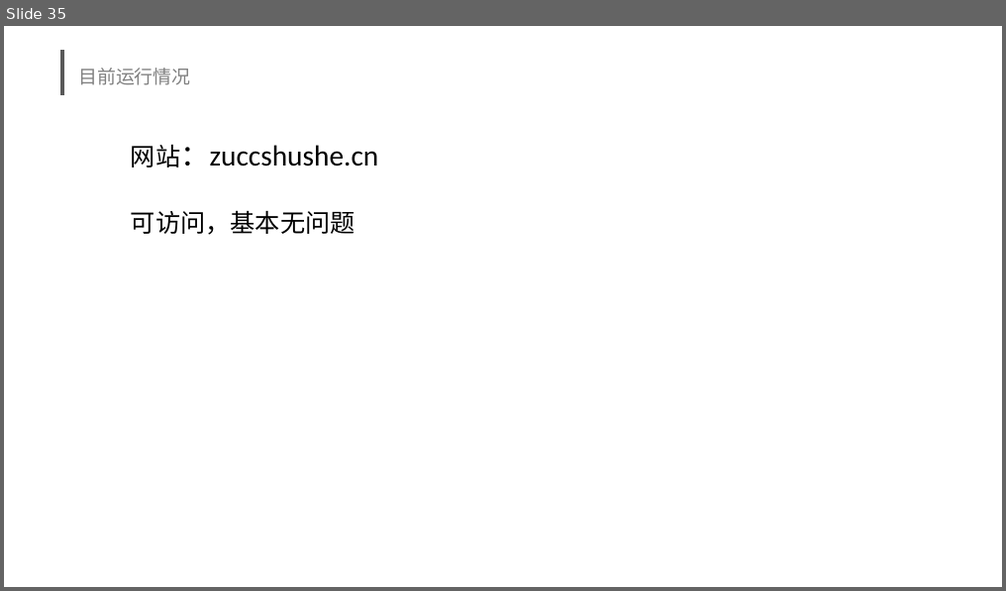
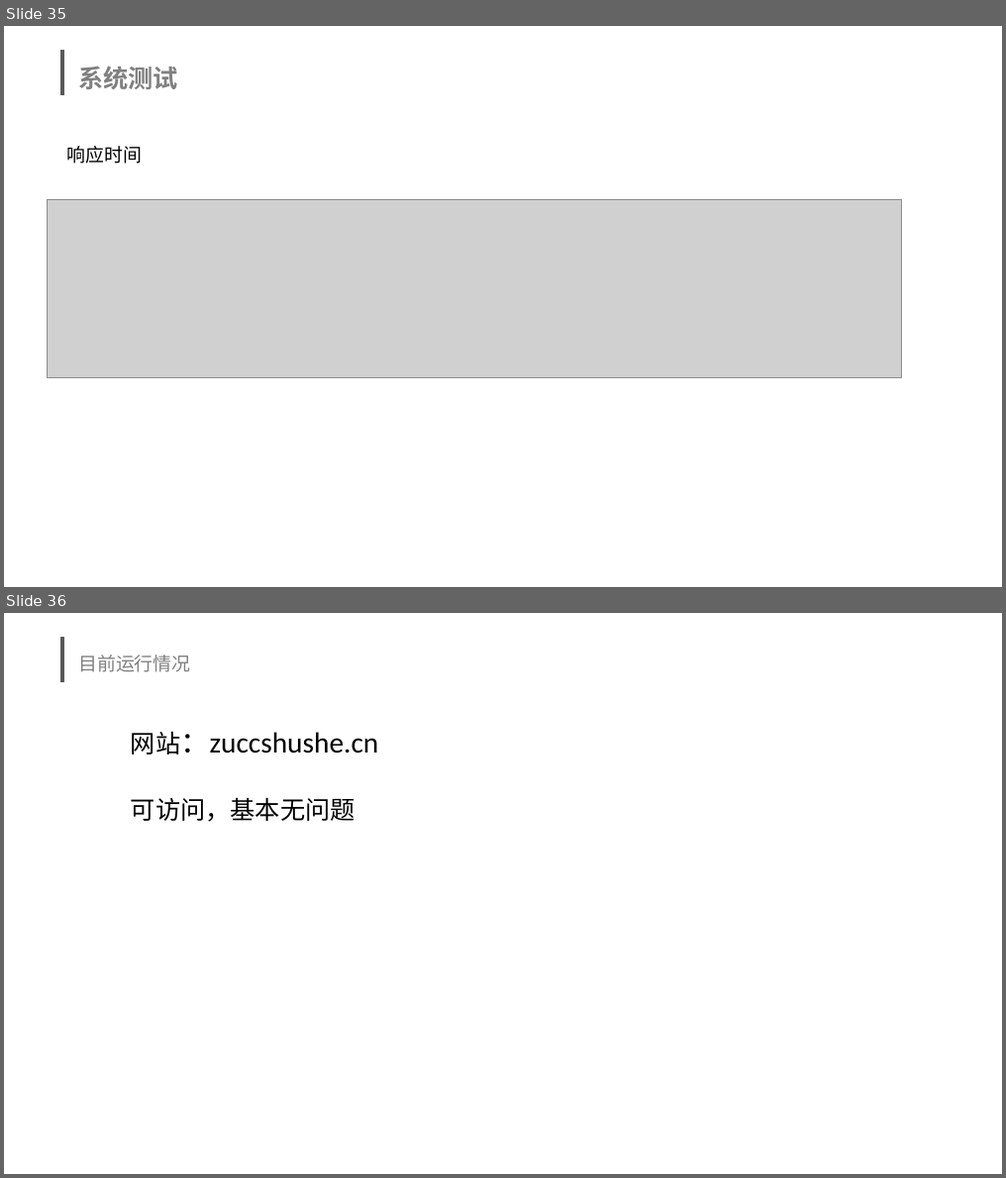
Before and after one commit to se2019springg17/-, a slide deck: G17小组书社项目总评报告.pptx. Shown one above the other, each under a label of ours: slide 35 before the commit, slides 35 and 36 after it. The pictures are 1006x591 and 1006x1178 pixels, drawn with LibreOffice and Linux fonts; fonts in the diff are those of the drawing; grey boxes stand for pictures; background and template pictures are left out. Boxes give left, top, right and bottom in pixels: in the first picture for what was removed or moved away, otherwise in the second. Text is boxed around its words. In the diff, an @@ line names an element or a change of style, - is before the commit and + after.

```diff
--- a/G17小组书社项目总评报告.pptx
+++ b/G17小组书社项目总评报告.pptx
@@ slide 35 added at bbox=[4, 26, 1002, 587], background picture (left out); not listed: 1 template element that a slide beside it also shows @@
@@ title added at bbox=[78, 66, 178, 89], 24 pt, text #808080, bold @@
+系统测试
@@ text added at bbox=[67, 146, 143, 164], 18 pt, text #000000 @@
+响应时间
@@ picture added at bbox=[48, 199, 902, 377] @@
@@ what was slide 35 is now slide 36 @@
```
Also in this commit, not shown: 3 slides changed, 1 other slide added, 1 slide removed.
